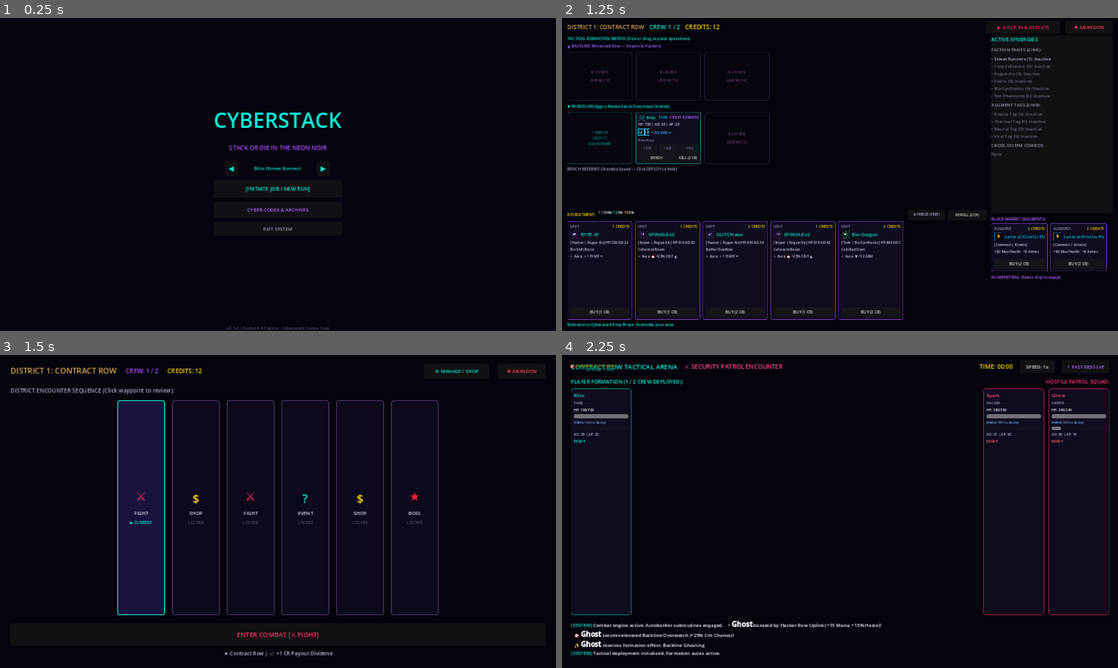
Above: before the commit, frames 1-4 (two rows, left to right).
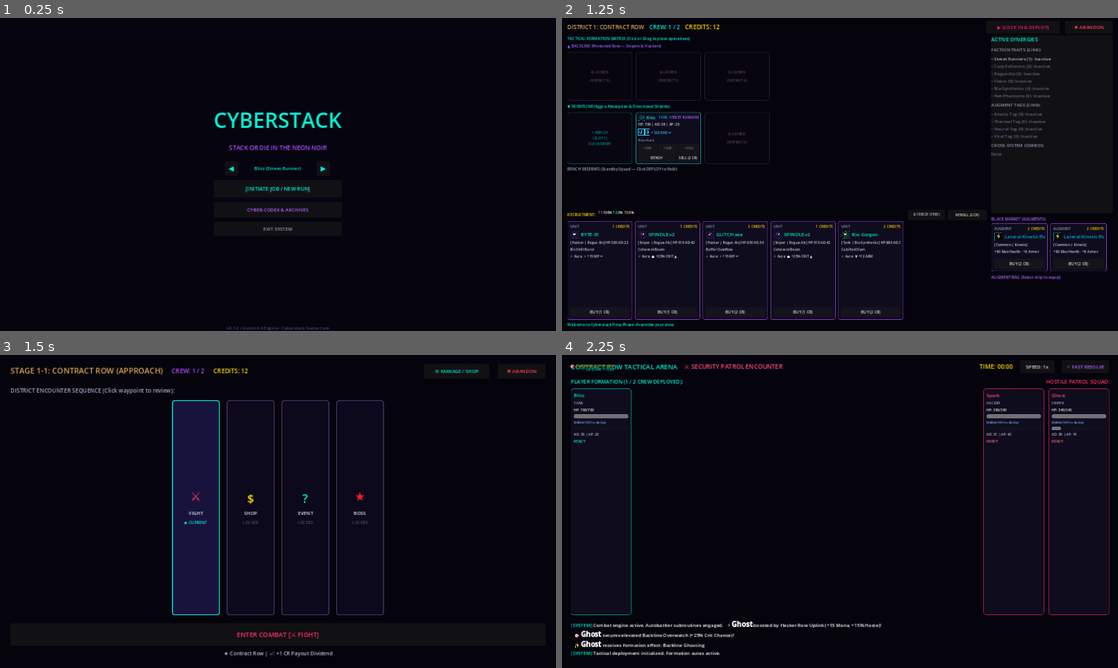
Above: after the commit, the same moments.

Repository: TheStickface/Cyberstack
Game: Godot game, scene res://src/ui/screens/Main.tscn
Two runs of this game, one before a commit and one after it. Both use one fixed random seed, a clock stepped at 60 frames per second and the inputs below.
Inputs:
- Up to frame 1 (0.25 s): no input
- Up to frame 2 (1.25 s): click "[INITIATE JOB / NEW RUN]" at 0.5 s
- Up to frame 3 (1.5 s): click "▶ [LOCK IN & DEPLOY]" at 1.25 s
- Up to frame 4 (2.25 s): click "ENTER COMBAT [⚔ FIGHT]" at 2 s

Frames 1-2 are identical in both runs. In frame 3, 13% of the frame differs, in the area x 1-79%, y 4-84%; in frame 4, nothing differs.
Error in both runs: Invalid call. Nonexistent function 'to_local' in base 'Control (TacticalTetherOverlay)'. (res://src/ui/screens/CombatMockArena.gd:134)

Commit message:
feat(progression): implement 2-subdistrict architecture (stages 1-1 to 4-2) with dynamic map HUD and save persistence

Diff:
--- a/src/core/Constants.gd
+++ b/src/core/Constants.gd
@@ -20,6 +20,10 @@
 
 # Number of non-final districts drawn from the pool per run, before the final-boss district.
 const NORMAL_DISTRICTS_PER_RUN: int = 3
+const SUBDISTRICTS_PER_DISTRICT: int = 2
+
+static func format_stage(district_idx: int, subdistrict_idx: int) -> String:
+	return "STAGE %d-%d" % [district_idx, subdistrict_idx]
 
 # Faction & Tag Synergies
 const FACTION_THRESHOLDS: Array[int] = [2, 4, 6]
--- a/src/data/resources/DistrictResource.gd
+++ b/src/data/resources/DistrictResource.gd
@@ -25,6 +25,24 @@
 	Enums.EncounterType.BOSS
 ]
 
+## Subdistrict 1: Approach / Perimeter Infiltration (4 nodes: Fight, Shop, Event, Mini-Boss)
+@export var subdistrict_1_sequence: Array[Enums.EncounterType] = [
+	Enums.EncounterType.FIGHT,
+	Enums.EncounterType.SHOP,
+	Enums.EncounterType.EVENT,
+	Enums.EncounterType.BOSS
+]
+
+## Subdistrict 2: District Stronghold / Climax (6 nodes: Fight, Shop, Fight, Event, Shop, Overlord Boss)
+@export var subdistrict_2_sequence: Array[Enums.EncounterType] = [
+	Enums.EncounterType.FIGHT,
+	Enums.EncounterType.SHOP,
+	Enums.EncounterType.FIGHT,
+	Enums.EncounterType.EVENT,
+	Enums.EncounterType.SHOP,
+	Enums.EncounterType.BOSS
+]
+
 @export var boss_unit_id: String = ""
 
 ## Thematic District Modifiers
@@ -34,6 +52,13 @@
 @export var bonus_augment_slots: int = 0 # e.g. +1 in Server Vault
 @export var scrap_refund_bonus: int = 0 # e.g. +1 CR in Kinetic Yards
 @export var payout_bonus: int = 0 # e.g. +2 CR corporate dividend in Corp Arcology
+
+func get_subdistrict_sequence(subdistrict_index: int) -> Array[Enums.EncounterType]:
+	if subdistrict_index == 1 and not subdistrict_1_sequence.is_empty():
+		return subdistrict_1_sequence
+	elif subdistrict_index == 2 and not subdistrict_2_sequence.is_empty():
+		return subdistrict_2_sequence
+	return node_sequence
 
 func get_node_count() -> int:
 	return node_sequence.size()
--- a/src/systems/RunManager.gd
+++ b/src/systems/RunManager.gd
@@ -6,6 +6,7 @@
 const DataRepoScript = preload("res://src/systems/DataRepository.gd")
 
 var current_district_index: int = 1
+var current_subdistrict_index: int = 1
 var current_node_index: int = 0
 var current_district: DistrictResource = null
 var district_nodes: Array[Dictionary] = []
@@ -35,8 +36,12 @@
 		return 0.0
 	return float(Time.get_ticks_msec() - run_start_time_msec) / 1000.0
 
+func get_stage_string() -> String:
+	return Constants.format_stage(current_district_index, current_subdistrict_index)
+
 func start_new_run(starter_unit_id: String = "runner_blitz") -> void:
 	current_district_index = 1
+	current_subdistrict_index = 1
 	current_node_index = 0
 	fights_won = 0
 	bosses_defeated = 0
@@ -56,10 +61,11 @@
 
 	run_districts = _repo.draw_run_districts(Constants.NORMAL_DISTRICTS_PER_RUN)
 
-	_load_district(current_district_index)
-
-func _load_district(dist_idx: int) -> void:
+	_load_district(current_district_index, 1)
+
+func _load_district(dist_idx: int, sub_idx: int = 1) -> void:
 	current_district_index = dist_idx
+	current_subdistrict_index = sub_idx
 	current_node_index = 0
 
 	var pool_idx = dist_idx - 1
@@ -78,14 +84,18 @@
 
 func _generate_district_nodes() -> void:
 	district_nodes.clear()
-	var sequence = current_district.node_sequence if current_district else [
-		Enums.EncounterType.FIGHT,
-		Enums.EncounterType.SHOP,
-		Enums.EncounterType.FIGHT,
-		Enums.EncounterType.EVENT,
-		Enums.EncounterType.SHOP,
-		Enums.EncounterType.BOSS
-	]
+	var sequence: Array[Enums.EncounterType] = []
+	if current_district:
+		sequence = current_district.get_subdistrict_sequence(current_subdistrict_index)
+	if sequence.is_empty():
+		sequence = [
+			Enums.EncounterType.FIGHT,
+			Enums.EncounterType.SHOP,
+			Enums.EncounterType.FIGHT,
+			Enums.EncounterType.EVENT,
+			Enums.EncounterType.SHOP,
+			Enums.EncounterType.BOSS
+		]
 
 	for i in range(sequence.size()):
 		district_nodes.append({
@@ -116,6 +126,8 @@
 		return {
 			"status": "game_over",
 			"district": current_district_index,
+			"subdistrict": current_subdistrict_index,
+			"stage": get_stage_string(),
 			"fights_won": fights_won
 		}
 
@@ -136,28 +148,45 @@
 	enc["current"] = false
 	current_node_index += 1
 
-	# Check if district complete
+	# Check if subdistrict/district complete
 	if current_node_index >= district_nodes.size():
-		if current_district_index >= 4:
-			# Completed Final District!
-			run_active = false
+		if current_subdistrict_index < Constants.SUBDISTRICTS_PER_DISTRICT:
+			# Advance to next subdistrict within the same district (e.g. 1-1 -> 1-2)
+			_load_district(current_district_index, current_subdistrict_index + 1)
+			shop_mgr.generate_shop_offerings(current_district_index, _repo, Constants.DEFAULT_CREW_SHOP_SLOTS, Constants.DEFAULT_AUGMENT_SHOP_SLOTS, false, current_district)
 			return {
-				"status": "victory",
+				"status": "subdistrict_advanced",
 				"district": current_district_index,
-				"fights_won": fights_won,
-				"bosses_defeated": bosses_defeated
+				"new_subdistrict": current_subdistrict_index,
+				"stage": get_stage_string(),
+				"crew_cap": crew_mgr.get_max_field_units()
 			}
 		else:
-			# Advance to Next District
-			_load_district(current_district_index + 1)
-			shop_mgr.generate_shop_offerings(current_district_index, _repo, Constants.DEFAULT_CREW_SHOP_SLOTS, Constants.DEFAULT_AUGMENT_SHOP_SLOTS, false, current_district)
-			return {
-				"status": "district_advanced",
-				"new_district": current_district_index,
-				"new_crew_cap": crew_mgr.get_max_field_units()
-			}
-
-	# Next node in same district -> Auto-refresh shop offerings
+			# Completed all subdistricts of current district
+			if current_district_index >= 4:
+				# Completed Final District (4-2)!
+				run_active = false
+				return {
+					"status": "victory",
+					"district": current_district_index,
+					"subdistrict": current_subdistrict_index,
+					"stage": get_stage_string(),
+					"fights_won": fights_won,
+					"bosses_defeated": bosses_defeated
+				}
+			else:
+				# Advance to Next District at Subdistrict 1 (e.g. 1-2 -> 2-1)
+				_load_district(current_district_index + 1, 1)
+				shop_mgr.generate_shop_offerings(current_district_index, _repo, Constants.DEFAULT_CREW_SHOP_SLOTS, Constants.DEFAULT_AUGMENT_SHOP_SLOTS, false, current_district)
+				return {
+					"status": "district_advanced",
+					"new_district": current_district_index,
+					"new_subdistrict": current_subdistrict_index,
+					"stage": get_stage_string(),
+					"new_crew_cap": crew_mgr.get_max_field_units()
+				}
+
+	# Next node in same subdistrict -> Auto-refresh shop offerings
 	district_nodes[current_node_index]["current"] = true
 	shop_mgr.generate_shop_offerings(current_district_index, _repo, Constants.DEFAULT_CREW_SHOP_SLOTS, Constants.DEFAULT_AUGMENT_SHOP_SLOTS, false, current_district)
 	return {
--- a/src/systems/SaveManager.gd
+++ b/src/systems/SaveManager.gd
@@ -54,6 +54,7 @@
 	var data = {
 		"schema_version": 1,
 		"district_index": run_mgr.current_district_index,
+		"subdistrict_index": run_mgr.current_subdistrict_index,
 		"node_index": run_mgr.current_node_index,
 		"fights_won": run_mgr.fights_won,
 		"bosses_defeated": run_mgr.bosses_defeated,
@@ -93,6 +94,7 @@
 	var run_mgr = RunManager.new(repo_obj)
 	run_mgr.run_active = true
 	run_mgr.current_district_index = data.get("district_index", 1)
+	run_mgr.current_subdistrict_index = data.get("subdistrict_index", 1)
 	run_mgr.current_node_index = data.get("node_index", 0)
 	run_mgr.fights_won = data.get("fights_won", 0)
 	run_mgr.bosses_defeated = data.get("bosses_defeated", 0)
@@ -134,7 +136,7 @@
 	else:
 		run_mgr.run_districts = repo_obj.draw_run_districts(Constants.NORMAL_DISTRICTS_PER_RUN)
 
-	run_mgr._load_district(run_mgr.current_district_index)
+	run_mgr._load_district(run_mgr.current_district_index, run_mgr.current_subdistrict_index)
 	run_mgr.current_node_index = data.get("node_index", 0)
 
 	# Sync node statuses
--- a/src/tools/BalanceSimulator.gd
+++ b/src/tools/BalanceSimulator.gd
@@ -262,54 +262,56 @@
 			gold = _simulate_shop_purchase(crew_mgr, gold, repo)
 			R["gold_spent_total"] += _g1 - gold
 
-		for enc_type in district.node_sequence:
-			match enc_type:
-				Enums.EncounterType.FIGHT:
-					var enemy_comp_templates = _build_minion_enemy_comp(repo, d_idx)
-					var enemy_crew = _instantiate_crew(enemy_comp_templates, repo)
-
-					var battle_res = simulate_single_battle(crew_mgr.fielded_units, enemy_crew, repo, d_idx, false, district, crew_mgr.tactical_grid, crew_mgr.active_synergy_report)
-					R["battle_margins"].append(_margin_entry(battle_res, d_idx, false))
-					if not battle_res["victory"]:
-						return _finish_run(R, false, d_idx, gold)
-
-					R["fights_won"] += 1
-					var payout = Constants.DISTRICT_ENCOUNTER_PAYOUTS.get(d_idx, 4)
-					gold += payout
-
-				Enums.EncounterType.BOSS:
-					var enemy_comp_templates = _build_boss_enemy_comp(repo, d_idx)
-					var enemy_crew = _instantiate_crew(enemy_comp_templates, repo)
-
-					var battle_res = simulate_single_battle(crew_mgr.fielded_units, enemy_crew, repo, d_idx, true, district, crew_mgr.tactical_grid, crew_mgr.active_synergy_report)
-					R["battle_margins"].append(_margin_entry(battle_res, d_idx, true))
-					if not battle_res["victory"]:
-						return _finish_run(R, false, d_idx, gold)
-
-					R["fights_won"] += 1
-					var payout = Constants.DISTRICT_ENCOUNTER_PAYOUTS.get(d_idx, 4) + 4
-					gold += payout
-
-				Enums.EncounterType.EVENT:
-					R["events_encountered"] += 1
-					var ev_res = repo.get_random_event()
-					if ev_res:
-						var best_choice = _pick_best_event_choice(ev_res, gold, crew_mgr.fielded_units)
-						if best_choice:
-							if best_choice.required_role != Enums.UnitRole.ANY or best_choice.required_faction != Enums.Faction.NONE:
-								R["role_checks_passed"] += 1
-
-							gold = maxi(0, gold - best_choice.required_gold - best_choice.penalty_gold + best_choice.reward_gold)
-							R["event_gold_earned"] += best_choice.reward_gold
-
-							if best_choice.reward_augment != null:
-								R["event_augments_gained"] += 1
-								_try_equip_augment(crew_mgr.fielded_units, best_choice.reward_augment)
-
-				Enums.EncounterType.SHOP:
-					var _g2 = gold
-					gold = _simulate_shop_purchase(crew_mgr, gold, repo)
-					R["gold_spent_total"] += _g2 - gold
+		for sub_idx in range(1, Constants.SUBDISTRICTS_PER_DISTRICT + 1):
+			var seq = district.get_subdistrict_sequence(sub_idx)
+			for enc_type in seq:
+				match enc_type:
+					Enums.EncounterType.FIGHT:
+						var enemy_comp_templates = _build_minion_enemy_comp(repo, d_idx)
+						var enemy_crew = _instantiate_crew(enemy_comp_templates, repo)
+
+						var battle_res = simulate_single_battle(crew_mgr.fielded_units, enemy_crew, repo, d_idx, false, district, crew_mgr.tactical_grid, crew_mgr.active_synergy_report)
+						R["battle_margins"].append(_margin_entry(battle_res, d_idx, false))
+						if not battle_res["victory"]:
+							return _finish_run(R, false, d_idx, gold)
+
+						R["fights_won"] += 1
+						var payout = Constants.DISTRICT_ENCOUNTER_PAYOUTS.get(d_idx, 4)
+						gold += payout
+
+					Enums.EncounterType.BOSS:
+						var enemy_comp_templates = _build_boss_enemy_comp(repo, d_idx)
+						var enemy_crew = _instantiate_crew(enemy_comp_templates, repo)
+
+						var battle_res = simulate_single_battle(crew_mgr.fielded_units, enemy_crew, repo, d_idx, true, district, crew_mgr.tactical_grid, crew_mgr.active_synergy_report)
+						R["battle_margins"].append(_margin_entry(battle_res, d_idx, true))
+						if not battle_res["victory"]:
+							return _finish_run(R, false, d_idx, gold)
+
+						R["fights_won"] += 1
+						var payout = Constants.DISTRICT_ENCOUNTER_PAYOUTS.get(d_idx, 4) + 4
+						gold += payout
+
+					Enums.EncounterType.EVENT:
+						R["events_encountered"] += 1
+						var ev_res = repo.get_random_event()
+						if ev_res:
+							var best_choice = _pick_best_event_choice(ev_res, gold, crew_mgr.fielded_units)
+							if best_choice:
+								if best_choice.required_role != Enums.UnitRole.ANY or best_choice.required_faction != Enums.Faction.NONE:
+									R["role_checks_passed"] += 1
+
+								gold = maxi(0, gold - best_choice.required_gold - best_choice.penalty_gold + best_choice.reward_gold)
+								R["event_gold_earned"] += best_choice.reward_gold
+
+								if best_choice.reward_augment != null:
+									R["event_augments_gained"] += 1
+									_try_equip_augment(crew_mgr.fielded_units, best_choice.reward_augment)
+
+					Enums.EncounterType.SHOP:
+						var _g2 = gold
+						gold = _simulate_shop_purchase(crew_mgr, gold, repo)
+						R["gold_spent_total"] += _g2 - gold
 
 	# Completed all 4 districts
 	return _finish_run(R, true, 4, gold)
--- a/src/tools/PeterPlayerEvaluator.gd
+++ b/src/tools/PeterPlayerEvaluator.gd
@@ -59,38 +59,44 @@
 			if d_idx > 1:
 				gold = BalanceSimulatorScript._simulate_shop_purchase(crew_mgr, gold, repo)
 
-			for enc_type in district.node_sequence:
-				match enc_type:
-					Enums.EncounterType.FIGHT:
-						var enemy_comp_templates = BalanceSimulatorScript._build_minion_enemy_comp(repo, d_idx)
-						var enemy_crew = BalanceSimulatorScript._instantiate_crew(enemy_comp_templates, repo)
-						var b_res = BalanceSimulatorScript.simulate_single_battle(crew_mgr.fielded_units, enemy_crew, repo, d_idx, false, district)
-						if d_idx == 1 and d1_minion_time == 0.0:
-							d1_minion_time = b_res["duration"]
-						if not b_res["victory"]:
-							run_won = false
-							break
-						gold += Constants.DISTRICT_ENCOUNTER_PAYOUTS.get(d_idx, 4)
-					Enums.EncounterType.BOSS:
-						var enemy_comp_templates = BalanceSimulatorScript._build_boss_enemy_comp(repo, d_idx)
-						var enemy_crew = BalanceSimulatorScript._instantiate_crew(enemy_comp_templates, repo)
-						var b_res = BalanceSimulatorScript.simulate_single_battle(crew_mgr.fielded_units, enemy_crew, repo, d_idx, true, district)
-						if d_idx == 4:
-							d4_boss_res = b_res
-						if not b_res["victory"]:
-							run_won = false
-							break
-						gold += Constants.DISTRICT_ENCOUNTER_PAYOUTS.get(d_idx, 4) + 4
-					Enums.EncounterType.EVENT:
-						var ev_res = repo.get_random_event()
-						if ev_res:
-							var choice = BalanceSimulatorScript._pick_best_event_choice(ev_res, gold, crew_mgr.fielded_units)
-							if choice:
-								gold = maxi(0, gold - choice.required_gold - choice.penalty_gold + choice.reward_gold)
-								if choice.reward_augment:
-									BalanceSimulatorScript._try_equip_augment(crew_mgr.fielded_units, choice.reward_augment)
-					Enums.EncounterType.SHOP:
-						gold = BalanceSimulatorScript._simulate_shop_purchase(crew_mgr, gold, repo)
+			for sub_idx in range(1, Constants.SUBDISTRICTS_PER_DISTRICT + 1):
+				var seq = district.get_subdistrict_sequence(sub_idx)
+				for enc_type in seq:
+					match enc_type:
+						Enums.EncounterType.FIGHT:
+							var enemy_comp_templates = BalanceSimulatorScript._build_minion_enemy_comp(repo, d_idx)
+							var enemy_crew = BalanceSimulatorScript._instantiate_crew(enemy_comp_templates, repo)
+							var b_res = BalanceSimulatorScript.simulate_single_battle(crew_mgr.fielded_units, enemy_crew, repo, d_idx, false, district)
+							if d_idx == 1 and d1_minion_time == 0.0:
+								d1_minion_time = b_res["duration"]
+							if not b_res["victory"]:
+								run_won = false
+								break
+							gold += Constants.DISTRICT_ENCOUNTER_PAYOUTS.get(d_idx, 4)
+						Enums.EncounterType.BOSS:
+							var enemy_comp_templates = BalanceSimulatorScript._build_boss_enemy_comp(repo, d_idx)
+							var enemy_crew = BalanceSimulatorScript._instantiate_crew(enemy_comp_templates, repo)
+							var b_res = BalanceSimulatorScript.simulate_single_battle(crew_mgr.fielded_units, enemy_crew, repo, d_idx, true, district)
+							if d_idx == 4 and sub_idx == Constants.SUBDISTRICTS_PER_DISTRICT:
+								d4_boss_res = b_res
+							if not b_res["victory"]:
+								run_won = false
+								break
+							gold += Constants.DISTRICT_ENCOUNTER_PAYOUTS.get(d_idx, 4) + 4
+						Enums.EncounterType.EVENT:
+							var ev_res = repo.get_random_event()
+							if ev_res:
+								var choice = BalanceSimulatorScript._pick_best_event_choice(ev_res, gold, crew_mgr.fielded_units)
+								if choice:
+									gold = maxi(0, gold - choice.required_gold - choice.penalty_gold + choice.reward_gold)
+									if choice.reward_augment:
+										BalanceSimulatorScript._try_equip_augment(crew_mgr.fielded_units, choice.reward_augment)
+						Enums.EncounterType.SHOP:
+							gold = BalanceSimulatorScript._simulate_shop_purchase(crew_mgr, gold, repo)
+					if not run_won:
+						break
+				if not run_won:
+					break
 			if not run_won:
 				break
 
--- a/src/ui/screens/DistrictMapScreen.gd
+++ b/src/ui/screens/DistrictMapScreen.gd
@@ -41,7 +41,8 @@
 
 func _refresh_header() -> void:
 	if district_title and run_mgr.current_district:
-		district_title.text = "DISTRICT %d: %s" % [run_mgr.current_district_index, run_mgr.current_district.display_name.to_upper()]
+		var sub_suffix = " (APPROACH)" if run_mgr.current_subdistrict_index == 1 else " (STRONGHOLD)"
+		district_title.text = "%s: %s%s" % [run_mgr.get_stage_string(), run_mgr.current_district.display_name.to_upper(), sub_suffix]
 		district_title.add_theme_color_override("font_color", run_mgr.current_district.theme_color)
 	if crew_count_label:
 		crew_count_label.text = "CREW: %d / %d" % [run_mgr.crew_mgr.fielded_units.size(), run_mgr.crew_mgr.get_max_field_units()]
@@ -84,7 +85,10 @@
 			action_btn.text = "INVESTIGATE SIGNAL [? EVENT]"
 			action_btn.add_theme_color_override("font_color", Color(0, 0.95, 0.83))
 		Enums.EncounterType.BOSS:
-			action_btn.text = "ENGAGE DISTRICT BOSS [★ BOSS]"
+			if run_mgr.current_subdistrict_index == 1:
+				action_btn.text = "ENGAGE SECURITY CAPTAIN [★ MINI-BOSS]"
+			else:
+				action_btn.text = "ENGAGE DISTRICT OVERLORD [☠ FINAL BOSS]"
 			action_btn.add_theme_color_override("font_color", Color(1, 0.1, 0.2))
 
 func _on_manage_crew_btn_pressed() -> void:
--- a/tests/test_game_manager.gd
+++ b/tests/test_game_manager.gd
@@ -45,11 +45,12 @@
 	if gm.current_state != 1: # GameState.MAP
 		return {"passed": false, "message": "open_map should route to MAP (1), got %d" % gm.current_state, "assertions": 8}
 
-	# Complete shop node to reach next FIGHT node
-	gm.active_run_manager.complete_encounter(true)
+	# Complete shop node and event node to reach BOSS node
+	gm.active_run_manager.complete_encounter(true) # complete SHOP (moves to EVENT)
+	gm.active_run_manager.complete_encounter(true) # complete EVENT (moves to BOSS)
 
-	# Start Combat on second FIGHT node and trigger Defeat -> should route to RUN_END
-	gm.start_combat_encounter(false, repo)
+	# Start Combat on BOSS node and trigger Defeat -> should route to RUN_END
+	gm.start_combat_encounter(true, repo)
 	gm.finish_combat_encounter(false, {"duration": 5.0})
 	if gm.current_state != 4: # GameState.RUN_END
 		return {"passed": false, "message": "Defeat should route to RUN_END (4), got %d" % gm.current_state, "assertions": 8}
--- a/tests/test_run_manager.gd
+++ b/tests/test_run_manager.gd
@@ -46,37 +46,47 @@
 	var run = RunManager.new(repo)
 	run.start_new_run("runner_blitz")
 
-	# Complete all encounters in District 1
-	var total_nodes_d1 = run.district_nodes.size()
-	for i in range(total_nodes_d1):
+	# Complete Subdistrict 1-1
+	var total_nodes_1_1 = run.district_nodes.size()
+	for i in range(total_nodes_1_1):
 		run.complete_encounter(true)
 
-	if run.current_district_index != 2:
-		return {"passed": false, "message": "Expected District 2 after completing D1 nodes, got %d" % run.current_district_index, "assertions": 1}
-	if run.crew_mgr.get_max_field_units() != 4:
-		return {"passed": false, "message": "District 2 crew cap should scale to 4, got %d" % run.crew_mgr.get_max_field_units(), "assertions": 2}
+	if run.current_district_index != 1 or run.current_subdistrict_index != 2:
+		return {"passed": false, "message": "Expected Stage 1-2 after completing 1-1, got %s" % run.get_stage_string(), "assertions": 1}
 
-	# Complete all encounters in District 2
-	var total_nodes_d2 = run.district_nodes.size()
-	for i in range(total_nodes_d2):
+	# Complete Subdistrict 1-2 -> Advances to District 2 (Stage 2-1)
+	var total_nodes_1_2 = run.district_nodes.size()
+	for i in range(total_nodes_1_2):
 		run.complete_encounter(true)
 
-	if run.current_district_index != 3:
-		return {"passed": false, "message": "Expected District 3 after completing D2 nodes, got %d" % run.current_district_index, "assertions": 3}
+	if run.current_district_index != 2 or run.current_subdistrict_index != 1:
+		return {"passed": false, "message": "Expected Stage 2-1 after completing 1-2, got %s" % run.get_stage_string(), "assertions": 2}
+	if run.crew_mgr.get_max_field_units() != 4:
+		return {"passed": false, "message": "District 2 crew cap should scale to 4, got %d" % run.crew_mgr.get_max_field_units(), "assertions": 3}
+
+	# Complete District 2 (2-1 and 2-2)
+	for sub in range(2):
+		var nodes = run.district_nodes.size()
+		for i in range(nodes):
+			run.complete_encounter(true)
+
+	if run.current_district_index != 3 or run.current_subdistrict_index != 1:
+		return {"passed": false, "message": "Expected Stage 3-1 after completing D2, got %s" % run.get_stage_string(), "assertions": 4}
 	if run.crew_mgr.get_max_field_units() != 5:
-		return {"passed": false, "message": "District 3 crew cap should scale to 5, got %d" % run.crew_mgr.get_max_field_units(), "assertions": 4}
+		return {"passed": false, "message": "District 3 crew cap should scale to 5, got %d" % run.crew_mgr.get_max_field_units(), "assertions": 5}
 
-	# Complete all encounters in District 3
-	var total_nodes_d3 = run.district_nodes.size()
-	for i in range(total_nodes_d3):
-		run.complete_encounter(true)
+	# Complete District 3 (3-1 and 3-2)
+	for sub in range(2):
+		var nodes = run.district_nodes.size()
+		for i in range(nodes):
+			run.complete_encounter(true)
 
-	if run.current_district_index != 4:
-		return {"passed": false, "message": "Expected District 4 after completing D3 nodes, got %d" % run.current_district_index, "assertions": 5}
+	if run.current_district_index != 4 or run.current_subdistrict_index != 1:
+		return {"passed": false, "message": "Expected Stage 4-1 after completing D3, got %s" % run.get_stage_string(), "assertions": 6}
 	if run.crew_mgr.get_max_field_units() != 6:
-		return {"passed": false, "message": "District 4 crew cap should scale to 6, got %d" % run.crew_mgr.get_max_field_units(), "assertions": 6}
+		return {"passed": false, "message": "District 4 crew cap should scale to 6, got %d" % run.crew_mgr.get_max_field_units(), "assertions": 7}
 
-	return {"passed": true, "assertions": 6}
+	return {"passed": true, "assertions": 7}
 
 func test_game_over_state() -> Dictionary:
 	var run = RunManager.new(repo)
--- a/tests/test_save_system.gd
+++ b/tests/test_save_system.gd
@@ -69,8 +69,8 @@
 	if loaded_run == null:
 		return {"passed": false, "message": "Failed to load active run", "assertions": 2}
 
-	if loaded_run.current_district_index != 1:
-		return {"passed": false, "message": "District index mismatch in loaded run", "assertions": 3}
+	if loaded_run.current_district_index != 1 or loaded_run.current_subdistrict_index != 1:
+		return {"passed": false, "message": "District / subdistrict index mismatch in loaded run", "assertions": 3}
 
 	if loaded_run.shop_mgr.gold != 35:
 		return {"passed": false, "message": "Gold mismatch in loaded run", "assertions": 4}
Not shown, changed: docs/superpowers/reviews/2026-08-29-subdistrict-balance-report.md
